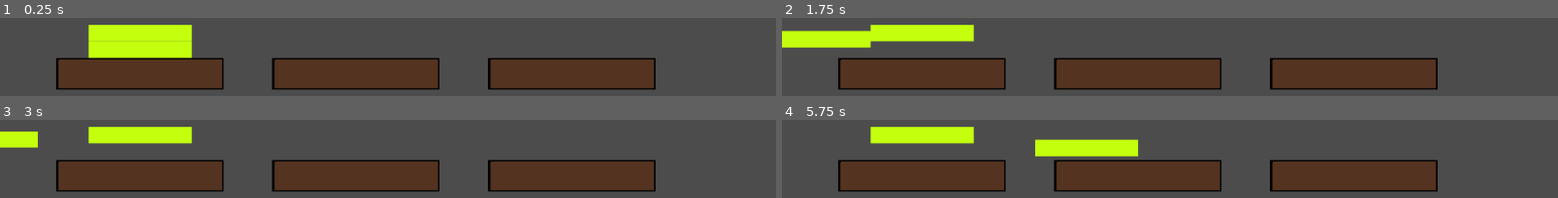
Above: before the commit, frames 1-4 (two rows, left to right).
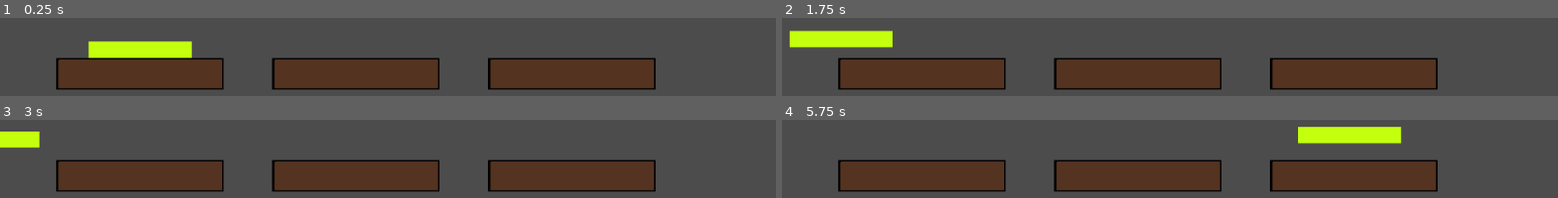
Above: after the commit, the same moments.

Repository: rinnegan72/project_resserrected
Game: Godot game, scene res://movement.tscn
Two runs of this game, one before a commit and one after it. Both use one fixed random seed, a clock stepped at 60 frames per second and the inputs below.
Inputs:
- Up to frame 1 (0.25 s): no input
- Up to frame 2 (1.75 s): tap Enter at 0.5 s; hold D (tower right) 0.53-1.28 s; hold S (tower leftdown) from 1.28 s (still down)
- Up to frame 3 (3 s): release S (tower leftdown) at 2.03 s; hold D (tower right) 2.03-2.78 s; hold Q (tower leftup) from 2.78 s (still down)
- Up to frame 4 (5.75 s): release Q (tower leftup) at 3.53 s; hold A (tower left) 3.53-5.03 s; hold S (tower leftdown) from 5.03 s (still down)

The runs differ from the first frame. In frame 1, 3.0% of the frame differs, in the area x 11-25%, y 8-31%; in frame 2, 3.2%; in frame 3, 3.0%; in frame 4, 8.9%, in the area x 11-80%, y 8-47%.

Commit message:
cut stuff

Diff:
--- /dev/null
+++ b/disk.tscn
@@ -0,0 +1,18 @@
+[gd_scene load_steps=3 format=2]
+
+[ext_resource path="res://disks.png" type="Texture" id=1]
+
+[sub_resource type="RectangleShape2D" id=1]
+extents = Vector2( 68, 10 )
+
+[node name="Node2D" type="Node2D"]
+
+[node name="KinematicBody2D" type="KinematicBody2D" parent="."]
+position = Vector2( 280, 302 )
+
+[node name="Disks" type="Sprite" parent="KinematicBody2D"]
+scale = Vector2( 0.75, 0.4 )
+texture = ExtResource( 1 )
+
+[node name="CollisionShape2D" type="CollisionShape2D" parent="KinematicBody2D"]
+shape = SubResource( 1 )
--- a/movement.tscn
+++ b/movement.tscn
@@ -6,9 +6,6 @@
 
 [sub_resource type="RectangleShape2D" id=1]
 extents = Vector2( 68, 11 )
-
-[sub_resource type="RectangleShape2D" id=2]
-extents = Vector2( 68, 10.5 )
 
 [node name="Node2D" type="Node2D"]
 
@@ -37,14 +34,3 @@
 
 [node name="CollisionShape2D" type="CollisionShape2D" parent="KinematicBody2D"]
 shape = SubResource( 1 )
-
-[node name="KinematicBody2D2" type="KinematicBody2D" parent="."]
-
-[node name="Disks2" type="Sprite" parent="KinematicBody2D2"]
-position = Vector2( 185, 478 )
-scale = Vector2( 0.754144, 0.407407 )
-texture = ExtResource( 2 )
-
-[node name="CollisionShape2D" type="CollisionShape2D" parent="KinematicBody2D2"]
-position = Vector2( 185, 477.5 )
-shape = SubResource( 2 )
--- /dev/null
+++ b/scnedisk.tscn
@@ -0,0 +1,10 @@
+[gd_scene load_steps=2 format=2]
+
+[ext_resource path="res://disks.png" type="Texture" id=1]
+
+[node name="Disks" type="Sprite"]
+position = Vector2( 339.25, 275 )
+scale = Vector2( 0.75, 0.4 )
+texture = ExtResource( 1 )
+
+[node name="KinematicBody2D" type="KinematicBody2D" parent="."]
Not shown: 1 places in movement.tscn that only renumber resources
